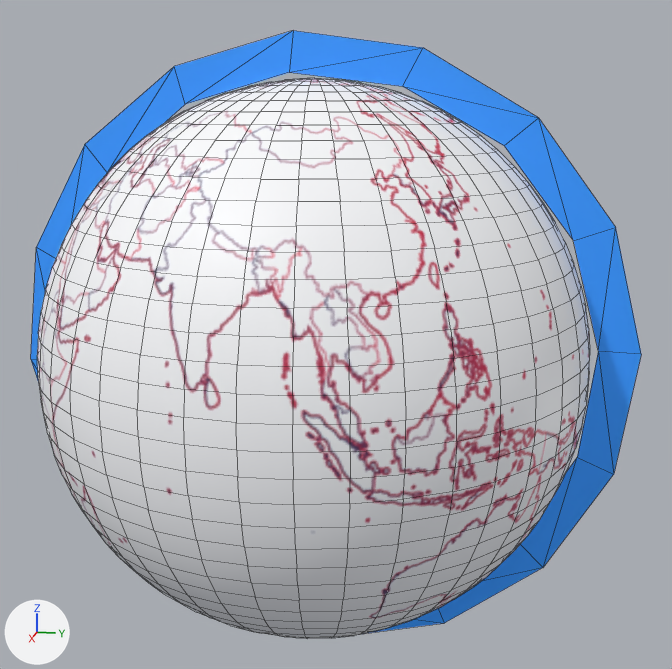
Two versions of the FBX model Assets/TIERRA_FBX/Earth.fbx, one commit apart.
Both versions are drawn from a 50 mm lens placed at (0.00982, 0.0022, 0.00272), pointed at (-0.0001, 0.00021, 0.00024). Arrows for +X, +Y and +Z are at lower left; the lights stay in place. Mesh edges are drawn as thin lines. Where no turn or scale is listed for an object, it has been applied to the vertices.

In view in the first picture: 'EARTH', 'EarthGlow'.
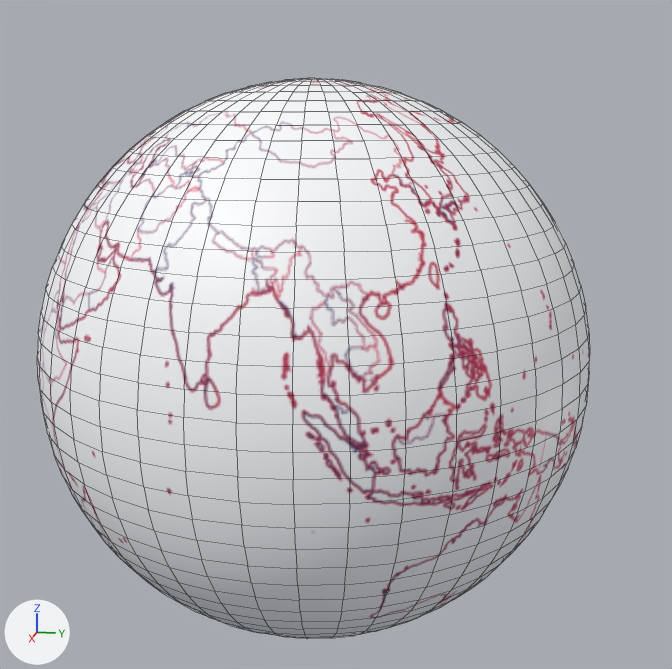
What the commit changed:
Object 'EarthGlow' (ob_earthglow) is deleted.

Location of each change, (x1, y1, x2, y2) in pixels of the pictures (672 x 669 px):
'EarthGlow', deleted (blue): before (31, 31, 641, 634)
